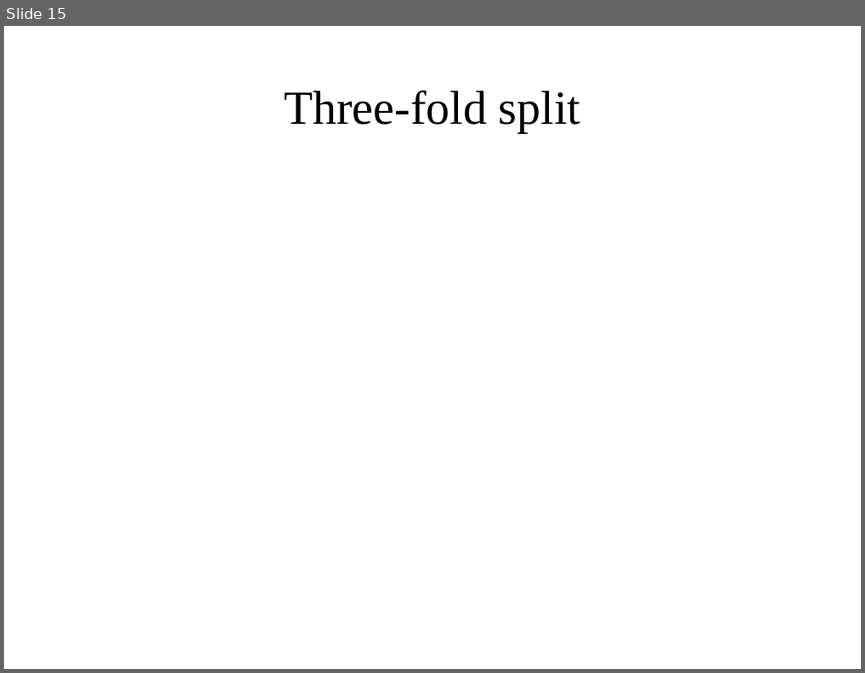
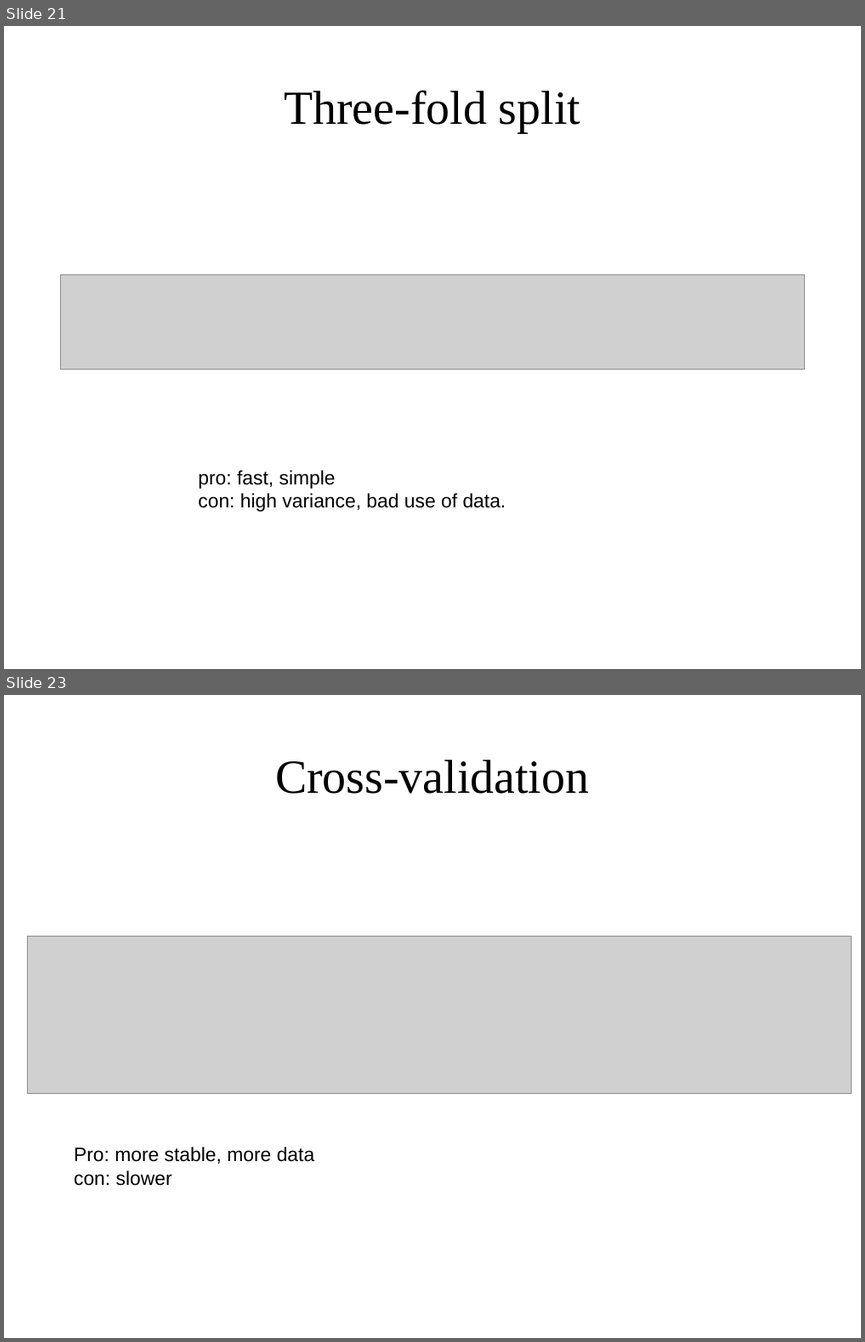
Before and after one commit to amueller/applied_ml_spring_2017, a slide deck: slides/aml-04-013017.odp. Shown one above the other, each under a label of ours: slide 15 before the commit, slides 21 and 23 after it; the slides between them are not shown. The pictures are 865x673 and 865x1342 pixels, drawn with LibreOffice and Linux fonts; fonts in the diff are those of the drawing; grey boxes stand for pictures. Boxes give left, top, right and bottom in pixels: in the first picture for what was removed or moved away, otherwise in the second. Text is boxed around its words. In the diff, an @@ line names an element or a change of style, - is before the commit and + after.

```diff
--- a/slides/aml-04-013017.odp
+++ b/slides/aml-04-013017.odp
@@ slide 23 added at <box>4,695,861,1338</box>, background #FFFFFF @@
@@ title added at <box>275,760,589,794</box>, 44 pt, text #000000 @@
+Cross-validation
@@ picture added at <box>27,936,851,1093</box> @@
@@ text added at <box>74,1146,314,1185</box>, 18 pt, text #000000 @@
+Pro: more stable, more data
+con: slower
@@ what was slide 15 is now slide 21 @@
@@ slide 21 changed as well @@
@@ picture added at <box>60,275,805,369</box> @@
@@ text added at <box>198,470,506,511</box>, 18 pt, text #000000 @@
+pro: fast, simple
+con: high variance, bad use of data.
```
Also in this commit, not shown: 7 other slides changed, 21 other slides added, 4 slides removed, 1 other file.
